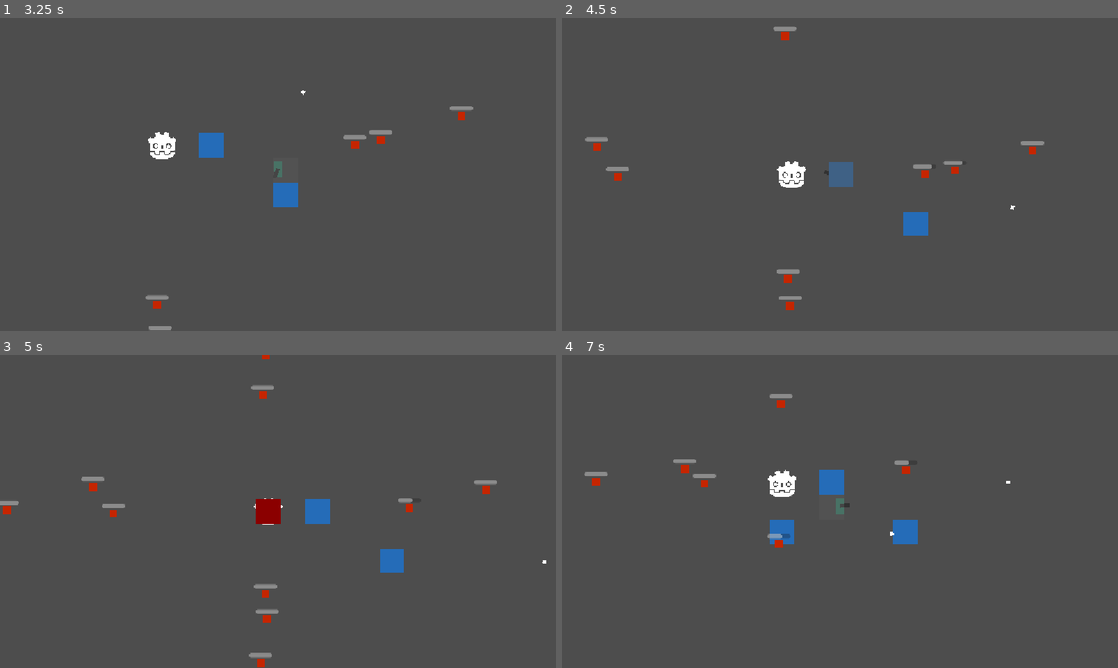
Above: before the commit, frames 1-4 (two rows, left to right).
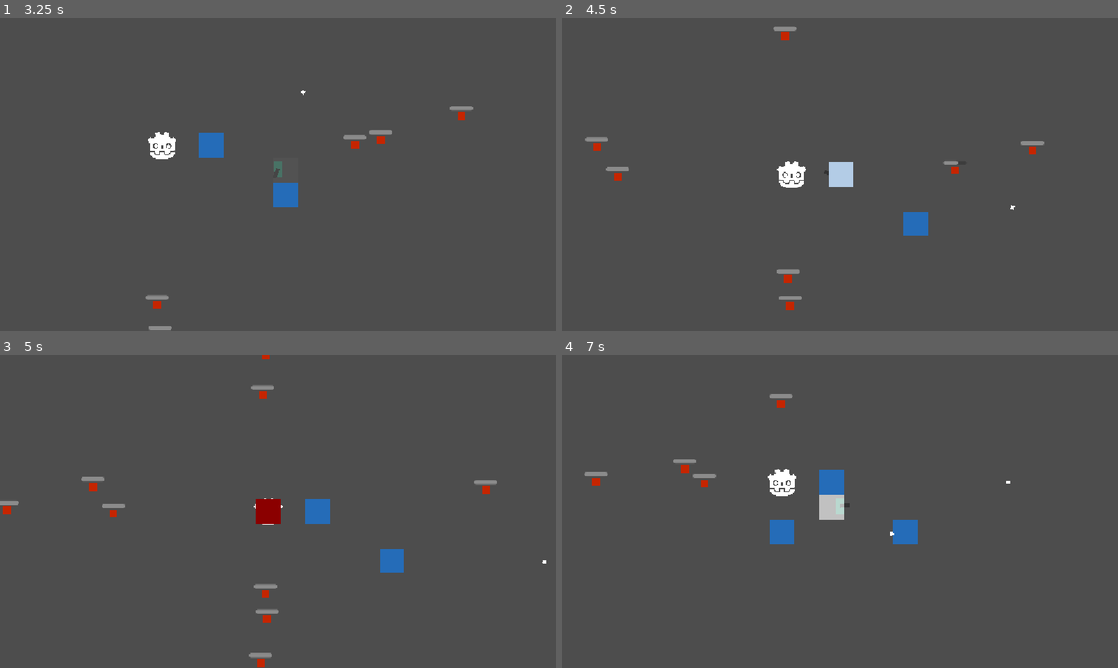
Above: after the commit, the same moments.

Repository: BluePolar282/Tower-Defense-Game
Game: Godot game, scene res://Stages/scenes/stage_0.tscn
Same seed, same stepped clock (60 frames per second), same inputs: the game is played once before the commit and once after it.
Inputs (mouse positions are in pixels of both pictures, inside the frame that each line leads up to):
- Up to frame 1 (3.25 s): tap Enter at 0.5 s; move the mouse to (400, 158) at 0.52 s; press the mouse at (400, 158) at 0.53 s; hold D (Right) 0.53-1.28 s; move the mouse to (166, 190) at 1.27 s; release the mouse at (166, 190) at 1.28 s; hold S (Down) 1.28-2.03 s; tap E (Interact) at 1.35, 2.85 s; move the mouse to (333, 105) at 2.02 s; press the mouse at (333, 105) at 2.03 s; hold D (Right) 2.03-2.78 s; move the mouse to (250, 237) at 2.77 s; release the mouse at (250, 237) at 2.78 s; hold W (Up) from 2.78 s (still down)
- Up to frame 2 (4.5 s): move the mouse to (1006, 221) at 3.52 s; release W (Up) at 3.53 s; press the mouse at (1006, 221) at 3.53 s; hold A (Left) from 3.53 s (still down); move the mouse to (673, 127) at 4.27 s; release the mouse at (673, 127) at 4.28 s; tap E (Interact) at 4.35 s
- Up to frame 3 (5 s): keep holding A (Left)
- Up to frame 4 (7 s): move the mouse to (867, 511) at 5.02 s; release A (Left) at 5.03 s; press the mouse at (867, 511) at 5.03 s; hold S (Down) 5.03-5.78 s; move the mouse to (756, 433) at 5.77 s; release the mouse at (756, 433) at 5.78 s; hold D (Right) 5.78-6.53 s; tap E (Interact) at 5.85 s; move the mouse to (962, 495) at 6.52 s; press the mouse at (962, 495) at 6.53 s; hold W (Up) from 6.53 s (still down)

Frame 1 is identical in both runs. In frame 2, 0.4% of the frame differs, in the area x 48-72%, y 45-54%; in frame 3, less than 0.1%; in frame 4, 0.6%, in the area x 36-63%, y 33-62%.

Commit message:
fixed aoe tower

Diff:
--- a/tower-defense/Enemies/scripts/minion_1.gd
+++ b/tower-defense/Enemies/scripts/minion_1.gd
@@ -5,6 +5,7 @@
 var SPEED = randf_range(95, 125)
 var velocity: Vector2
 var health :float= 3.0
+var is_in_aoe_range := false
 signal damaged
 
 func _ready() -> void:
--- a/tower-defense/Stages/scenes/stage_0.tscn
+++ b/tower-defense/Stages/scenes/stage_0.tscn
@@ -16,13 +16,13 @@
 [node name="Minion Spawner" parent="Spawners" unique_id=488351652 instance=ExtResource("3_on0om")]
 position = Vector2(800, 0)
 
-[node name="Minion Spawner2" parent="Spawners" unique_id=925913409 instance=ExtResource("3_on0om")]
+[node name="Minion Spawner2" parent="Spawners" unique_id=931686412 instance=ExtResource("3_on0om")]
 position = Vector2(0, 700)
 
-[node name="Minion Spawner3" parent="Spawners" unique_id=1750327040 instance=ExtResource("3_on0om")]
+[node name="Minion Spawner3" parent="Spawners" unique_id=1342197286 instance=ExtResource("3_on0om")]
 position = Vector2(-800, 0)
 
-[node name="Minion Spawner4" parent="Spawners" unique_id=1100555498 instance=ExtResource("3_on0om")]
+[node name="Minion Spawner4" parent="Spawners" unique_id=110062977 instance=ExtResource("3_on0om")]
 position = Vector2(0, -800)
 
 [node name="TowersContainer" parent="." unique_id=869733067 instance=ExtResource("4_aa730")]
--- a/tower-defense/Towers/scenes/aoe_tower.tscn
+++ b/tower-defense/Towers/scenes/aoe_tower.tscn
@@ -29,7 +29,6 @@
 
 [node name="CooldownTimer" type="Timer" parent="." unique_id=1840121425]
 wait_time = 0.5
-one_shot = true
 autostart = true
 
 [node name="DetectionArea" type="Area2D" parent="." unique_id=2084317890]
@@ -57,7 +56,6 @@
 scale = Vector2(3.2, 3.2)
 shape = SubResource("RectangleShape2D_r2est")
 
-[connection signal="in_range" from="." to="." method="_on_in_range"]
 [connection signal="timeout" from="CooldownTimer" to="." method="_on_cooldown_timer_timeout"]
 [connection signal="area_entered" from="DetectionArea" to="." method="_on_detection_area_area_entered"]
 [connection signal="area_exited" from="DetectionArea" to="." method="_on_detection_area_area_exited"]
--- a/tower-defense/Towers/scripts/aoe_tower.gd
+++ b/tower-defense/Towers/scripts/aoe_tower.gd
@@ -4,27 +4,18 @@
 @onready var parent: Node = $".."
 
 var placed = false
-var enemy : Area2D
-var cooldown := false
-signal in_range
+var enemies : Array[Area2D]
+
 
 func _on_detection_area_area_entered(area: Area2D) -> void:
 	if area.is_in_group("Enemy"):
-		enemy = area
-		if cooldown_timer.time_left <= 0:
-			cooldown_timer.start()
+		enemies.append(area)
 
 func _on_cooldown_timer_timeout() -> void:
-	cooldown = false
-	in_range.emit()
-
-func _on_in_range() -> void:
-	if enemy != null and cooldown == false:
-		enemy.damaged.emit()
-		cooldown = true
-		if cooldown_timer.time_left <= 0:
-			cooldown_timer.start()
-
+	if enemies != null:
+		for enemy in enemies:
+			if enemy != null:
+				enemy.damaged.emit()
 
 
 func _on_placement_logic_tower_placed() -> void:
